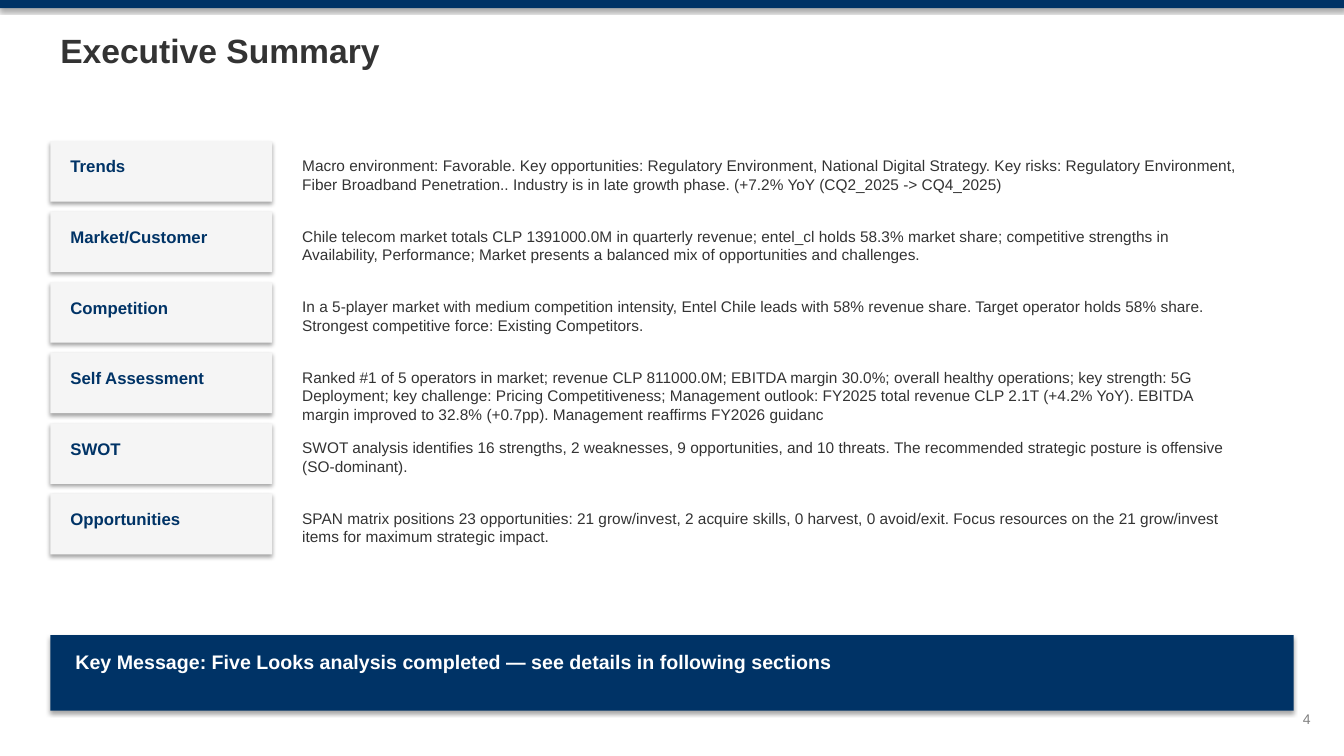
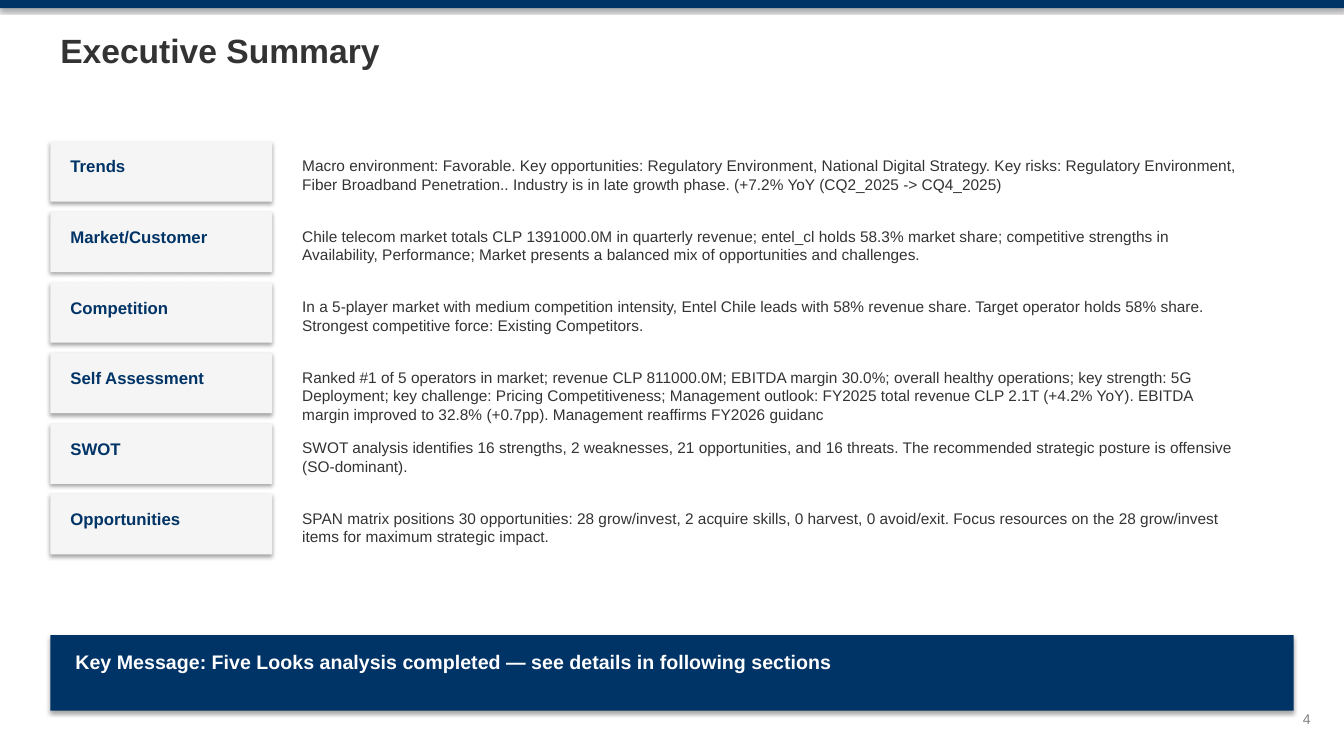
Before and after one commit to mypinseeker/BLM-Financial-Report-Analysis, a slide deck: slide 4 of reports/chile/entel_cl/CQ4_2025/blm_entel_cl_analysis_cq4_2025.pptx. Drawn at 1344x756 pixels with LibreOffice and Linux fonts; fonts in the diff are those of the drawing. Boxes give left, top, right and bottom in pixels: in the first picture for what was removed or moved away, otherwise in the second. Text is boxed around its words. In the diff, an @@ line names an element or a change of style, - is before the commit and + after.

```diff
--- a/reports/chile/entel_cl/CQ4_2025/blm_entel_cl_analysis_cq4_2025.pptx
+++ b/reports/chile/entel_cl/CQ4_2025/blm_entel_cl_analysis_cq4_2025.pptx
@@ text at <box>302,442,1231,475</box>: text changed @@
-SWOT analysis identifies 16 strengths, 2 weaknesses, 9 opportunities, and 10 threats. The recommended strategic posture is offensive (SO-dominant).
+SWOT analysis identifies 16 strengths, 2 weaknesses, 21 opportunities, and 16 threats. The recommended strategic posture is offensive (SO-dominant).
@@ text at <box>302,513,1218,545</box>: text changed @@
-SPAN matrix positions 23 opportunities: 21 grow/invest, 2 acquire skills, 0 harvest, 0 avoid/exit. Focus resources on the 21 grow/invest items for maximum strategic impact.
+SPAN matrix positions 30 opportunities: 28 grow/invest, 2 acquire skills, 0 harvest, 0 avoid/exit. Focus resources on the 28 grow/invest items for maximum strategic impact.
```
Also in this commit, not shown: 8 other slides changed, 9 other files.
